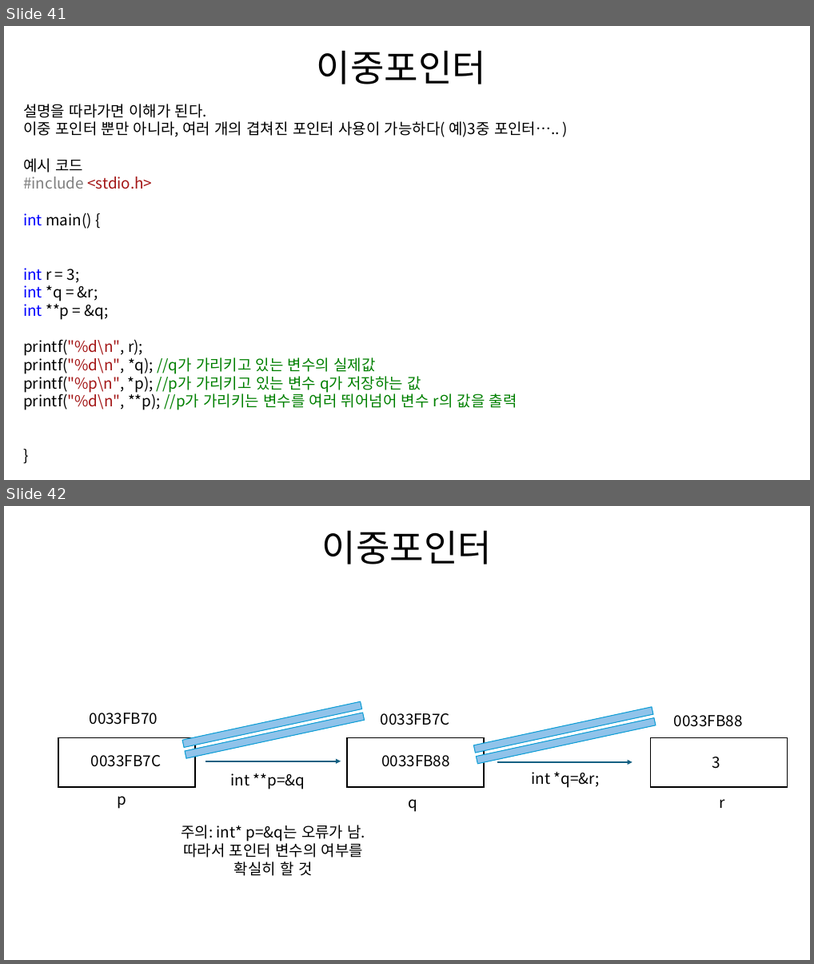
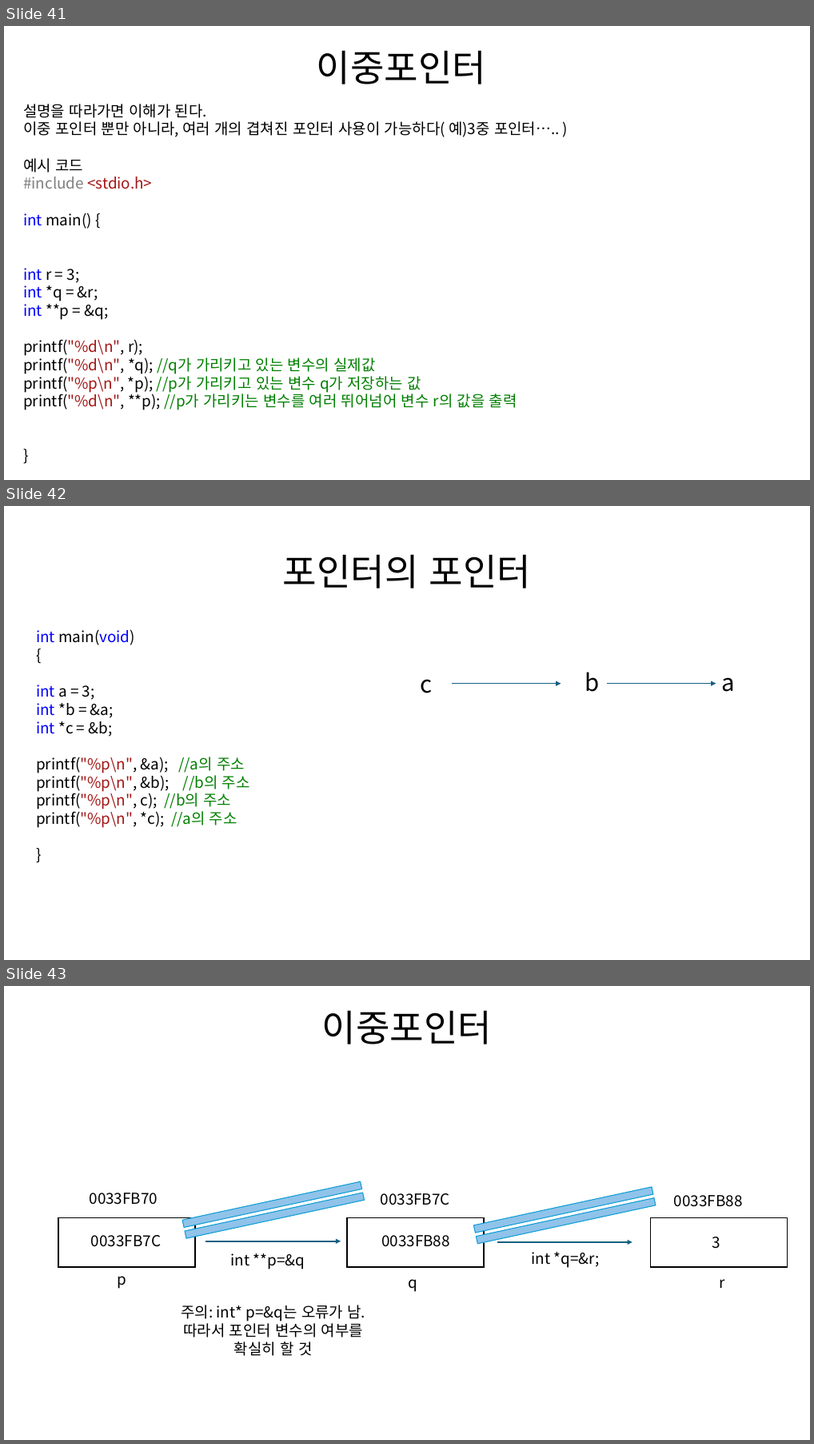
Before and after one commit to Seong221/College-Study-PPT, a slide deck: Data Structure_upload.pptx. Shown one above the other, each under a label of ours: slides 41 and 42 before the commit, slides 41, 42 and 43 after it. The pictures are 814x964 and 814x1444 pixels, drawn with LibreOffice and Linux fonts; fonts in the diff are those of the drawing. Boxes give left, top, right and bottom in pixels: in the first picture for what was removed or moved away, otherwise in the second. Text is boxed around its words. In the diff, an @@ line names an element or a change of style, - is before the commit and + after.

```diff
--- a/Data Structure_upload.pptx
+++ b/Data Structure_upload.pptx
@@ slide 42 added at (4, 506, 810, 960), background #FFFFFF @@
@@ title added at (283, 554, 531, 588), 44 pt, text #000000 @@
+포인터의 포인터
@@ text added at (36, 629, 250, 828), 18 pt, text #000000 @@
+int main(void)
+{
+int a = 3;
+int *b = &a;
+int *c = &b;
+printf("%p\n", &a); //a의 주소
+printf("%p\n", &b); //b의 주소
+printf("%p\n", c); //b의 주소
+printf("%p\n", *c); //a의 주소
+}
@@ text added at (585, 672, 599, 692), 28 pt, text #000000 @@
+b
@@ text added at (421, 679, 433, 693), 28 pt, text #000000 @@
+c
@@ arrow added from (452, 684) to (561, 684), #156082 1.5 pt @@
@@ arrow added from (607, 684) to (717, 684), #156082 1.5 pt @@
@@ text added at (722, 677, 736, 692), 28 pt, text #000000 @@
+a
@@ what was slide 42 is now slide 43 @@
```
Also in this commit, not shown: 1 slide changed, 12 other slides added, 1 slide removed, 1 other file.
